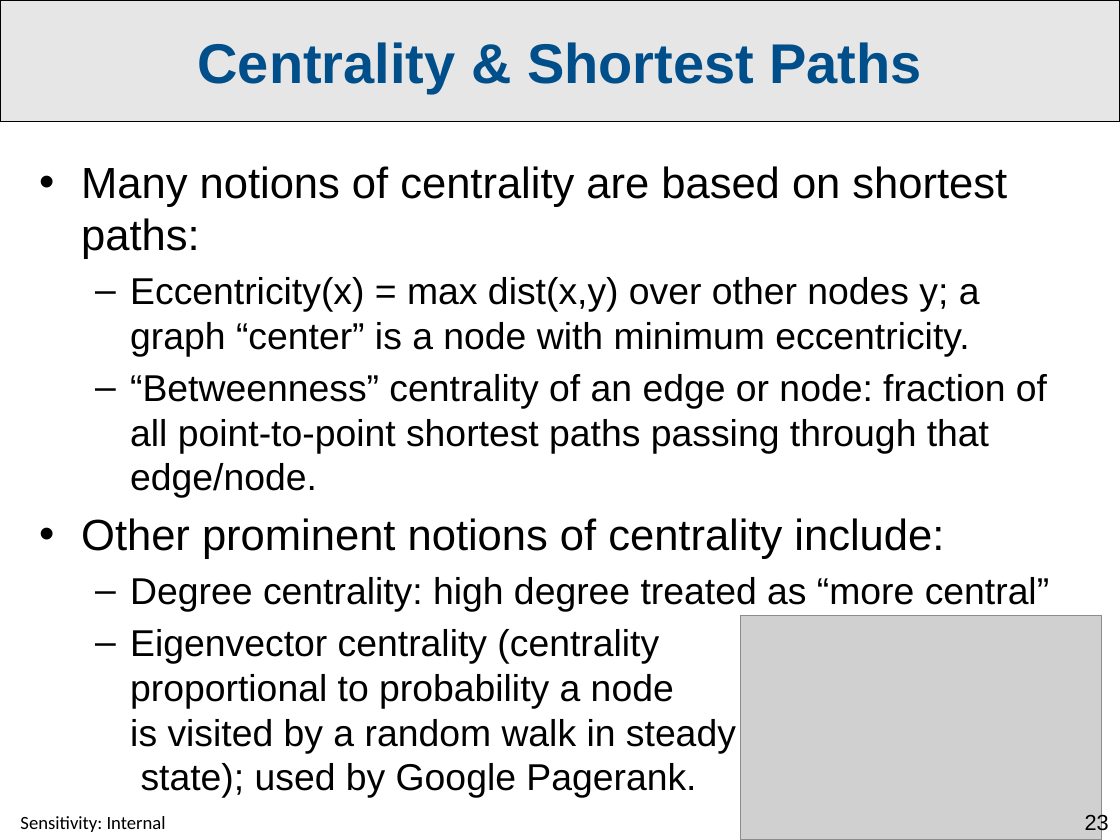
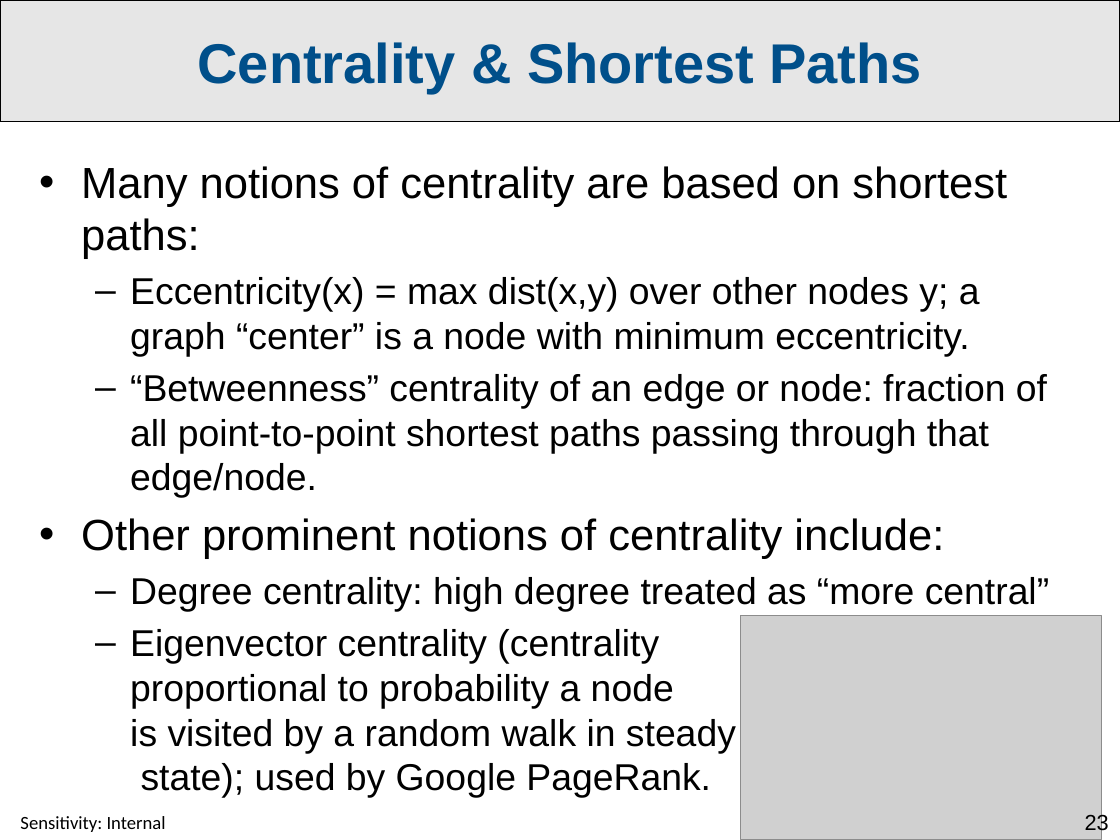
Before and after one commit to invariantum/operational_research, a slide deck: slide 23 of content/Lectures/Semester 1/Week 08 - Networks - Shortest Paths and MST/5 Source Files/Dijkstra Algorithm.pptx. Drawn at 1120x840 pixels with LibreOffice and Linux fonts; fonts in the diff are those of the drawing; grey boxes stand for pictures. Boxes give left, top, right and bottom in pixels: in the first picture for what was removed or moved away, otherwise in the second. Text is boxed around its words. In the diff, an @@ line names an element or a change of style, - is before the commit and + after.

```diff
--- a/content/Lectures/Semester 1/Week 08 - Networks - Shortest Paths and MST/5 Source Files/Dijkstra Algorithm.pptx
+++ b/content/Lectures/Semester 1/Week 08 - Networks - Shortest Paths and MST/5 Source Files/Dijkstra Algorithm.pptx
@@ text at [130, 629, 736, 798]: text changed @@
-  – Eigenvector centrality (centrality proportional to probability a node is visited by a random walk in steady state); used by Google Pagerank.
+  – Eigenvector centrality (centrality proportional to probability a node is visited by a random walk in steady state); used by Google PageRank.
```
Also in this commit, not shown: 1 other slide changed, 9 other files.
